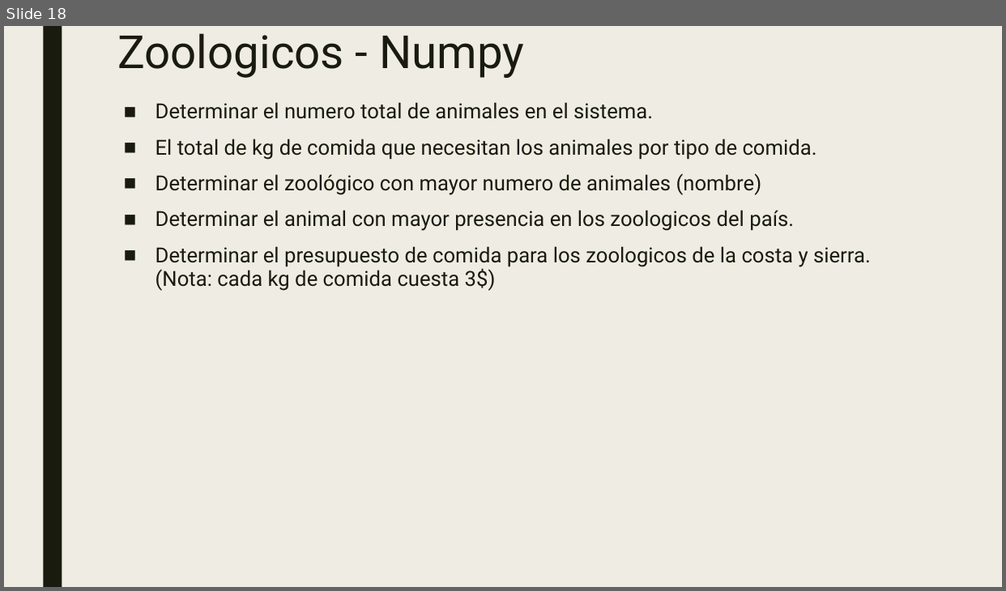
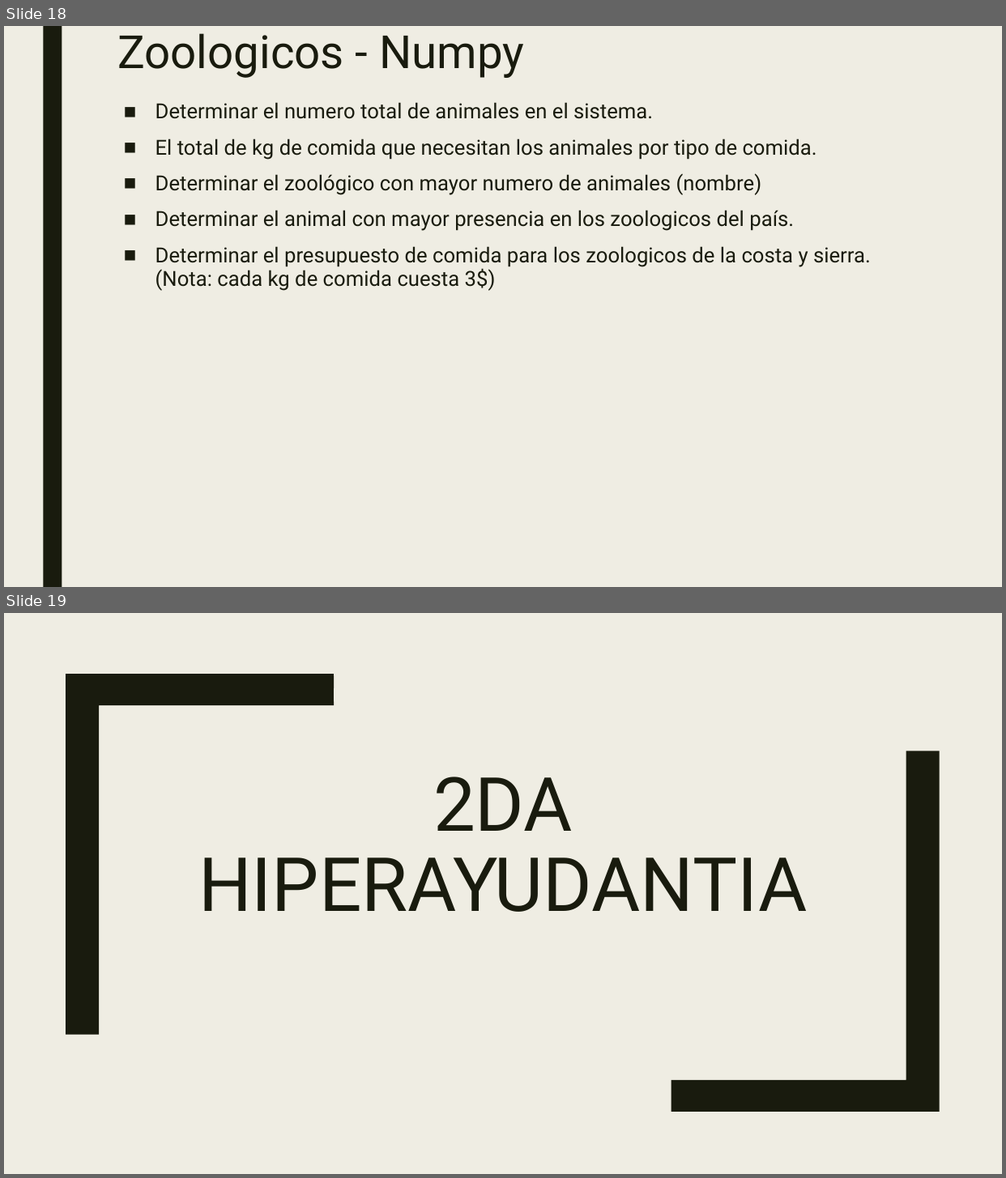
Before and after one commit to Scrainer/Ayudantias-F.Programacion, a slide deck: Ejercicios/Ejercicios.pptx. Shown one above the other, each under a label of ours: slide 18 before the commit, slides 18 and 19 after it. The pictures are 1006x591 and 1006x1178 pixels, drawn with LibreOffice and Linux fonts; fonts in the diff are those of the drawing. Boxes give left, top, right and bottom in pixels: in the first picture for what was removed or moved away, otherwise in the second. Text is boxed around its words. In the diff, an @@ line names an element or a change of style, - is before the commit and + after.

Commit message:
2da Hiperayudantia

```diff
--- a/Ejercicios/Ejercicios.pptx
+++ b/Ejercicios/Ejercicios.pptx
@@ slide 19 added at [4,613,1002,1174], background #EFEDE3 @@
@@ freeform shape added at [66,674,334,1034], fill #191B0E @@
@@ freeform shape added at [671,751,940,1112], fill #191B0E @@
@@ title added at [198,777,807,912], 72 pt, text #191B0E @@
+2DA HIPERAYUDANTIA
```
Also in this commit, not shown: 6 other slides added.
